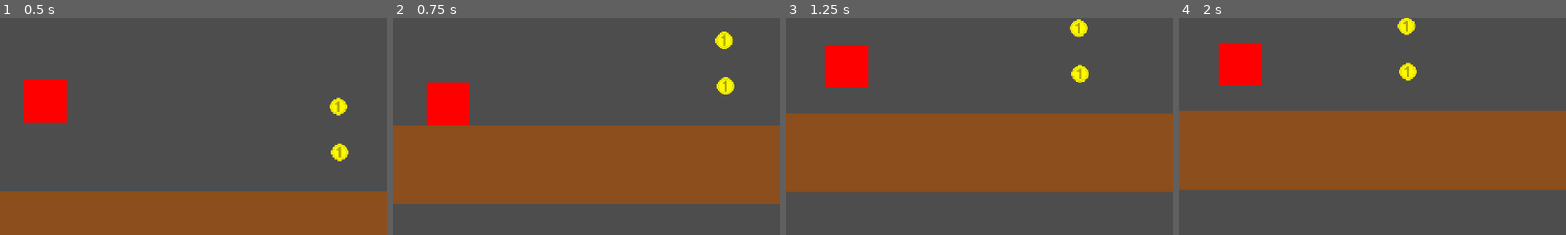
Above: before the commit, frames 1-4 (left to right).
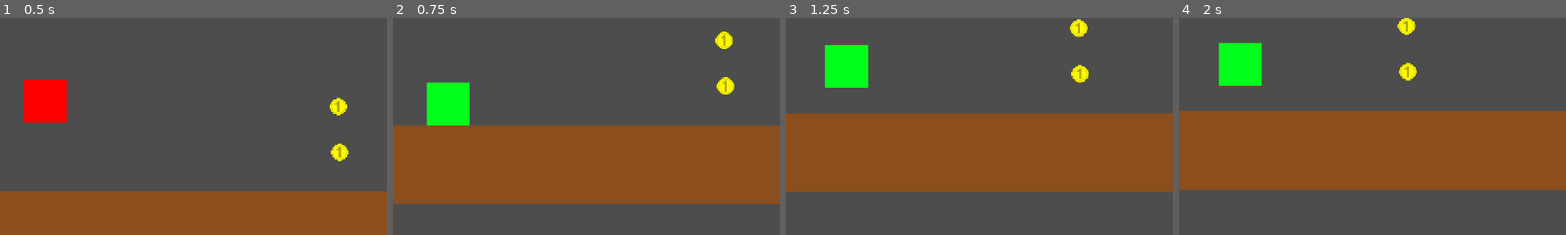
Above: after the commit, the same moments.

Repository: AzureLeaf0/GameJam
Game: Godot game, scene res://scenes/map.tscn
The game is run twice, just before and just after one commit, with the same random seed, the same clock (stepped at 60 frames per second) and the same inputs.
Inputs (mouse positions are % of the whole screen's width and height, from its top left):
- Up to frame 1 (0.5 s): no input
- Up to frame 2 (0.75 s): move the mouse to (72, 45) at 0.52 s; hold Right (move_right) from 0.53 s (still down); right-click (72, 45) at 0.6 s
- Up to frame 3 (1.25 s): keep holding Right (move_right); tap Space (jump) at 0.77 s
- Up to frame 4 (2 s): keep holding Right (move_right); move the mouse to (30, 55) at 1.27 s; right-click (30, 55) at 1.35 s; tap Space (jump) at 1.52 s
The pictures show only the part of the screen within x 44-94%, y 40-90%; the shares and areas given below are measured in that part.

Frame 1 is identical in both runs. In frame 2, 2.3% of the frame differs, in the area x 8-20%, y 29-50%; in frame 3, 2.2%; in frame 4, 2.3%.

Commit message:
added watering anim template

Diff:
--- a/gamejam/project.godot
+++ b/gamejam/project.godot
@@ -34,3 +34,8 @@
 , Object(InputEventKey,"resource_local_to_scene":false,"resource_name":"","device":-1,"window_id":0,"alt_pressed":false …(183 unchanged characters)…
 ]
 }
+watering={
+"deadzone": 0.2,
+"events": [Object(InputEventMouseButton,"resource_local_to_scene":false,"resource_name":"","device":-1,"window_id":0,"alt_pressed":false,"shift_pressed":false,"ctrl_pressed":false,"meta_pressed":false,"button_mask":0,"position":Vector2(0, 0),"global_position":Vector2(0, 0),"factor":1.0,"button_index":2,"canceled":false,"pressed":false,"double_click":false,"script":null)
+]
+}
--- a/gamejam/scenes/player.gd
+++ b/gamejam/scenes/player.gd
@@ -2,10 +2,18 @@
 
 const SPEED = 130.0
 const JUMP_VELOCITY = -300.0
+
 var coin = 0
+
 var Inventory = [null,null,null,null,null]
 var InventoryCapacity = 5
+
 @onready var player: Sprite2D = $Sprite2D
+
+@onready var watering_animation: AnimationPlayer = $"wateringanimation"
+@onready var watering_can: Sprite2D = $wateringcan
+
+var is_watering = false
 
 func _physics_process(delta: float) -> void:
 	# Add the gravity.
@@ -52,3 +60,16 @@
 		area.queue_free()
 	if area.is_in_group("Plant"):
 		Inventory[1] = area.get_parent().Collection
+
+func _process(delta):
+	if Input.is_action_just_pressed("watering") and not is_watering:
+		start_watering()
+
+func start_watering():
+	is_watering = true
+	watering_can.visible = true
+	$Timer.start()
+
+func _on_timer_timeout() -> void:
+	is_watering = false
+	watering_can.visible = false
--- a/gamejam/scenes/player.tscn
+++ b/gamejam/scenes/player.tscn
@@ -1,8 +1,9 @@
-[gd_scene load_steps=6 format=3 uid="uid://bwuel0nv5xpbk"]
+[gd_scene load_steps=7 format=3 uid="uid://bwuel0nv5xpbk"]
 
 [ext_resource type="Texture2D" uid="uid://b7waoxlta5vkx" path="res://Images/Character.png" id="1_3vyb7"]
 [ext_resource type="Script" uid="uid://ciaw45tfqkhy2" path="res://scenes/player.gd" id="1_g2els"]
 [ext_resource type="PackedScene" uid="uid://cfovpsq0n7jlb" path="res://scenes/UI.tscn" id="3_qhqgy"]
+[ext_resource type="Texture2D" uid="uid://20xyarfhqb8k" path="res://Images/GrassFloor.png" id="4_dqkch"]
 
 [sub_resource type="RectangleShape2D" id="RectangleShape2D_g2els"]
 size = Vector2(64, 64)
@@ -29,4 +30,13 @@
 
 [node name="Ui" parent="." instance=ExtResource("3_qhqgy")]
 
+[node name="wateringcan" type="Sprite2D" parent="."]
+visible = false
+texture = ExtResource("4_dqkch")
+
+[node name="Timer" type="Timer" parent="."]
+wait_time = 3.0
+one_shot = true
+
 [connection signal="area_entered" from="Area2D" to="." method="_on_area_2d_area_entered"]
+[connection signal="timeout" from="Timer" to="." method="_on_timer_timeout"]
